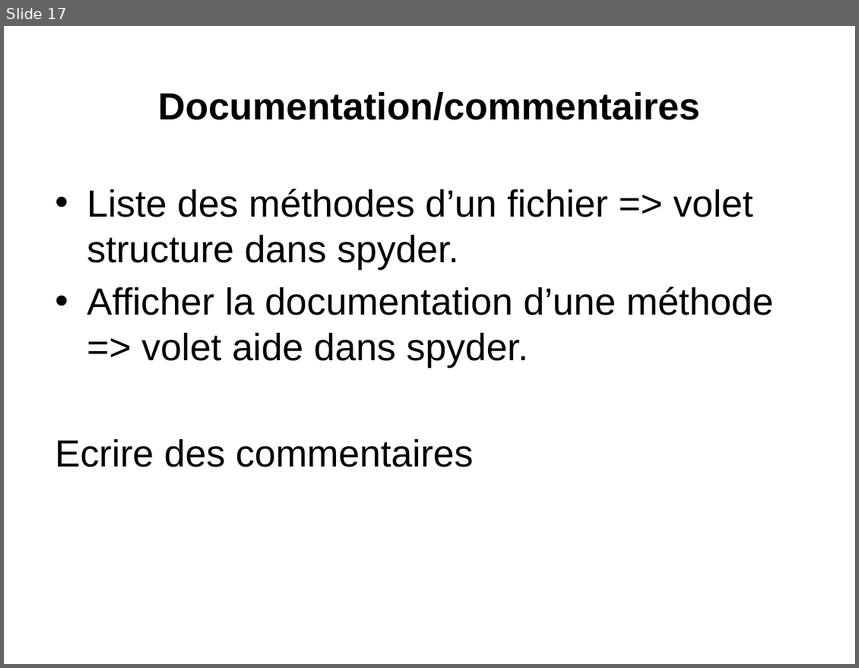
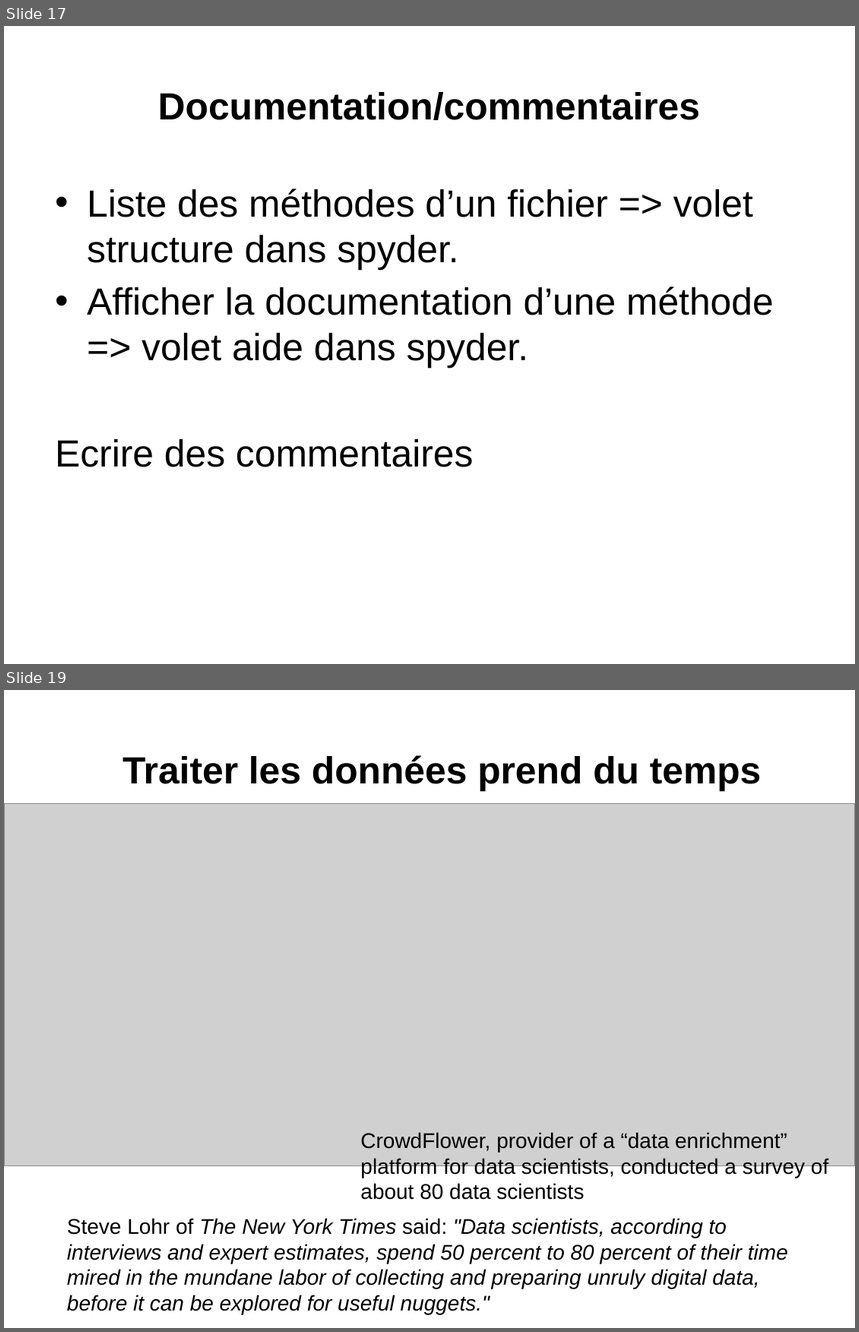
Before and after one commit to loicmidy/formation-python, a slide deck: formation python.pptx. Shown one above the other, each under a label of ours: slide 17 before the commit, slides 17 and 19 after it; the slides between them are not shown. The pictures are 859x668 and 859x1332 pixels, drawn with LibreOffice and Linux fonts; fonts in the diff are those of the drawing; grey boxes stand for pictures. Boxes give left, top, right and bottom in pixels: in the first picture for what was removed or moved away, otherwise in the second. Text is boxed around its words. In the diff, an @@ line names an element or a change of style, - is before the commit and + after.

```diff
--- a/formation python.pptx
+++ b/formation python.pptx
@@ slide 19 added at <box>4,690,855,1328</box>, background #FFFFFF @@
@@ title added at <box>123,755,762,791</box>, 32 pt, text #000000, bold @@
+Traiter les données prend du temps
@@ picture added at <box>4,803,855,1166</box> @@
@@ text added at <box>360,1132,829,1200</box>, 18 pt, text #000000 @@
+CrowdFlower, provider of a “data enrichment” platform for data scientists, conducted a survey of about 80 data scientists
@@ text added at <box>67,1218,788,1315</box>, 18 pt, text #000000, italic @@
+Steve Lohr of The New York Times said: "Data scientists, according to interviews and expert estimates, spend 50 percent to 80 percent of their time mired in the mundane labor of collecting and preparing unruly digital data, before it can be explored for useful nuggets."
```
Also in this commit, not shown: 2 slides changed, 6 other slides added, 12 other files.
